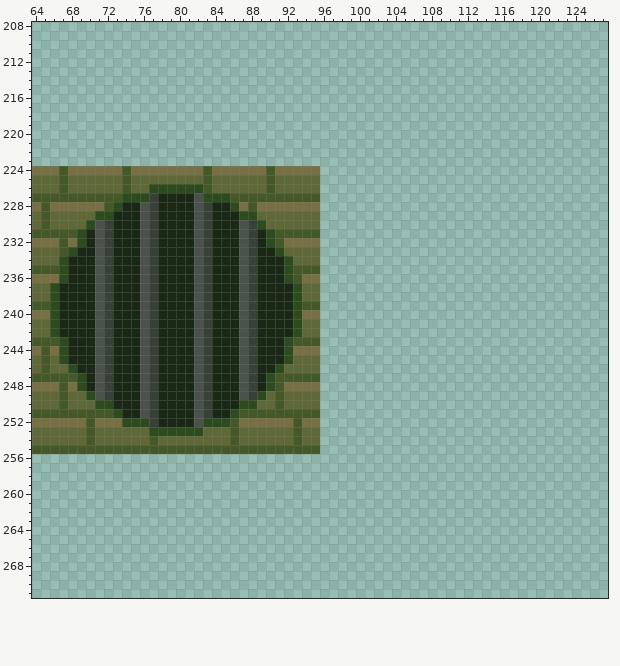
Pixel-art file: anotherThreat/aseprite/tilemap.aseprite. Above: the version before the commit.
1024x512 pixels, 1 frame. Colours within 5 levels of each other are drawn and written as one. Shown: x 64..127, y 208..271. The commit also changed other parts of the picture, which this record leaves out.
The result:
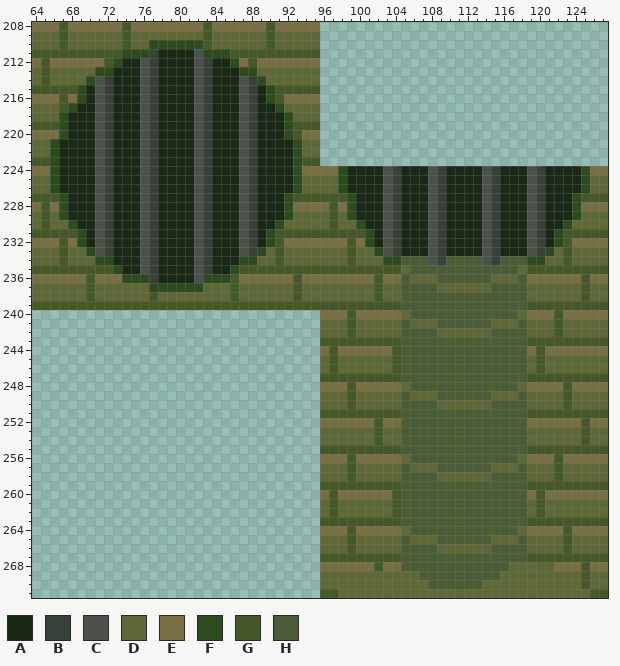
Palette (. is transparent): A #1a2915  B #384138  C #4b514b  D #5f6837  E #787043  F #2c4c1e  G #445927  H #4a5d34
Edits made:
layer "tile_pallate" added
Layers "tile_pallate", "ground_tile":
y 208: x 64..95 ................................ -> EEEGEEEEEEGEEEEEEEEGEEEEEEGEEEEE
y 209: x 64..95 ................................ -> DDDGDDDDDDGDDDDDDDDGDDDDDDGDDDDD
y 210: x 64..95 ................................ -> DDDGDDDDDDGDDFFFFFFGDDDDDDGDDDDD
y 211: x 64..95 ................................ -> GGGGGGGGGGFFFBAAAACFFFGGGGGGGGGG
y 212: x 64..95 ................................ -> EGEEEEEEGFAACBAAAACBAAFEGEEEEEEE
y 213: x 64..95 ................................ -> DGDDDDDFFAAACBAAAACBAAAFFDDDDDDD
y 214: x 64..95 ................................ -> DGDDDDFCBAAACBAAAACBAAACBFDDDDDD
y 215: x 64..95 ................................ -> GGGGGFACBAAACBAAAACBAAACBAFGGGGG
y 216: x 64..95 ................................ -> EEEGEFACBAAACBAAAACBAAACBAFGEEEE
y 217: x 64..95 ................................ -> DDDGFAACBAAACBAAAACBAAACBAAFDDDD
y 218: x 64..95 ................................ -> DDDFAAACBAAACBAAAACBAAACBAAAFDDD
y 219: x 64..95 ................................ -> GGGFAAACBAAACBAAAACBAAACBAAAFGGG
y 220: x 64..95 ................................ -> EEEFAAACBAAACBAAAACBAAACBAAAFGEE
y 221..222: x 64..95 ................................ -> DDFAAAACBAAACBAAAACBAAACBAAAAFDD
y 223: x 64..95 ................................ -> GGFAAAACBAAACBAAAACBAAACBAAAAFGG
y 224: x 66..93 EGEEEEEEGEEEEEEEEGEEEEEEGEEE -> FAAAACBAAACBAAAACBAAACBAAAAF; x 96..127 ................................ -> EEFAAAACBAAACBAAAACBAAACBAAAAFEE
y 225: x 66..93 DGDDDDDDGDDDDDDDDGDDDDDDGDDD -> FAAAACBAAACBAAAACBAAACBAAAAF; x 96..127 ................................ -> DDFAAAACBAAACBAAAACBAAACBAAAAFDD
y 226: x 66..93 DGDDDDDDGDDFFFFFFGDDDDDDGDDD -> FAAAACBAAACBAAAACBAAACBAAAAF; x 96..127 ................................ -> DDFAAAACBAAACBAAAACBAAACBAAAAFDD
y 227: x 67..76 GGGGGGGFFF -> FAAACBAAAC; x 83..92 FFFGGGGGGG -> BAAACBAAAF; x 96..127 ................................ -> GGGFAAACBAAACBAAAACBAAACBAAAFGGG
y 228: x 67..73 EEEEEGF -> FAAACBA; x 86..92 FEGEEEE -> ACBAAAF; x 96..127 ................................ -> EGEFAAACBAAACBAAAACBAAACBAAAFEEE
y 229: x 67..72 DDDDFF -> FAAACB; x 87..92 FFDDDD -> CBAAAF; x 96..127 ................................ -> DGDFAAACBAAACBAAAACBAAACBAAAFDDD
y 230: x 68..70 DDF -> FAA; x 89..91 FDD -> AAF; x 96..127 ................................ -> DGDDFAACBAAACBAAAACBAAACBAAFDDDD
y 231: x 96..127 ................................ -> GGGGGFACBAAACBAAAACBAAACBAFGGGGG
y 232: x 96..127 ................................ -> EEEGEFACBAAACBAAAACBAAACBAFGEEEE
y 233: x 68..70 FAA -> DDF; x 89..91 AAF -> FDG; x 96..127 ................................ -> DDDGDDFCBAAACBAAAACBAAACBFDGDDDD
y 234: x 67..72 FAAACB -> GDDDFF; x 87..92 CBAAAF -> FFDDGD; x 96..127 ................................ -> DDDGDDDFFHHHCBHHHHCBHHHFFDDGDDDD
y 235: x 67..73 FAAACBA -> GGGGGGF; x 86..92 ACBAAAF -> FGGGGGG; x 96..127 ................................ -> GGGGGGGGGDHHHHHHHHHHHHDGGGGGGGGG
y 236: x 67..76 FAAACBAAAC -> EEEGEEEFFF; x 83..92 BAAACBAAAF -> FFFGEEEEEE; x 96..127 ................................ -> EEEEEEGEEHDDDHHHHHHDDDHEEEEEEGEE
y 237: x 66..93 FAAAACBAAACBAAAACBAAACBAAAAF -> DDDDGDDDDDDFFFFFFDDDGDDDDDDG; x 96..127 ................................ -> DDDDDDGDDHHHHDDDDDDHHHHDDDDDDGDD
y 238: x 66..93 FAAAACBAAACBAAAACBAAACBAAAAF -> DDDDGDDDDDDGDDDDDDDDGDDDDDDG; x 96..127 ................................ -> DDDDDDGDDHHHHHHHHHHHHHHDDDDDDGDD
y 239: x 66..93 FAAAACBAAACBAAAACBAAACBAAAAF -> GGGGGGGGGGGGGGGGGGGGGGGGGGGG; x 96..127 ................................ -> GGGGGGGGGHHHHHHHHHHHHHHGGGGGGGGG
y 240: x 64..127 EEFAAAACBAAACBAAAACBAAACBAAAAFEE................................ -> ................................EEEGEEEEEDHHHHHHHHHHHHDEEEGEEEEE
y 241: x 64..127 DDFAAAACBAAACBAAAACBAAACBAAAAFDD................................ -> ................................DDDGDDDDDHDDDHHHHHHDDDHDDDGDDDDD
y 242: x 64..127 DDFAAAACBAAACBAAAACBAAACBAAAAFDD................................ -> ................................DDDGDDDDDHHHHDDDDDDHHHHDDDGDDDDD
y 243: x 64..127 GGGFAAACBAAACBAAAACBAAACBAAAFGGG................................ -> ................................GGGGGGGGGHHHHHHHHHHHHHHGGGGGGGGG
y 244: x 64..127 EGEFAAACBAAACBAAAACBAAACBAAAFEEE................................ -> ................................EGEEEEEEGHHHHHHHHHHHHHHEGEEEEEEE
y 245: x 64..127 DGDFAAACBAAACBAAAACBAAACBAAAFDDD................................ -> ................................DGDDDDDDGHHHHHHHHHHHHHHDGDDDDDDD
y 246: x 64..127 DGDDFAACBAAACBAAAACBAAACBAAFDDDD................................ -> ................................DGDDDDDDGHHHHHHHHHHHHHHDGDDDDDDD
y 247: x 64..127 GGGGGFACBAAACBAAAACBAAACBAFGGGGG................................ -> ................................GGGGGGGGGHHHHHHHHHHHHHHGGGGGGGGG
y 248: x 64..127 EEEGEFACBAAACBAAAACBAAACBAFGEEEE................................ -> ................................EEEGEEEEEDHHHHHHHHHHHHDEEEEGEEEE
y 249: x 64..127 DDDGDDFCBAAACBAAAACBAAACBFDGDDDD................................ -> ................................DDDGDDDDDHDDDHHHHHHDDDHDDDDGDDDD
y 250: x 64..127 DDDGDDDFFAAACBAAAACBAAAFFDDGDDDD................................ -> ................................DDDGDDDDDHHHHDDDDDDHHHHDDDDGDDDD
y 251: x 64..127 GGGGGGGGGFAACBAAAACBAAFGGGGGGGGG................................ -> ................................GGGGGGGGGHHHHHHHHHHHHHHGGGGGGGGG
y 252: x 64..127 EEEEEEGEEEFFFBAAAACFFFGEEEEEEGEE................................ -> ................................EEEEEEGEEHHHHHHHHHHHHHHEEEEEEGEE
y 253: x 64..127 DDDDDDGDDDDDDFFFFFFDDDGDDDDDDGDD................................ -> ................................DDDDDDGDDHHHHHHHHHHHHHHDDDDDDGDD
y 254: x 64..127 DDDDDDGDDDDDDGDDDDDDDDGDDDDDDGDD................................ -> ................................DDDDDDGDDHHHHHHHHHHHHHHDDDDDDGDD
y 255: x 64..127 GGGGGGGGGGGGGGGGGGGGGGGGGGGGGGGG................................ -> ................................GGGGGGGGGHHHHHHHHHHHHHHGGGGGGGGG
y 256: x 96..127 ................................ -> EEEGEEEEEDHHHHHHHHHHHHDEEEGEEEEE
y 257: x 96..127 ................................ -> DDDGDDDDDHDDDHHHHHHDDDHDDDGDDDDD
y 258: x 96..127 ................................ -> DDDGDDDDDHHHHDDDDDDHHHHDDDGDDDDD
y 259: x 96..127 ................................ -> GGGGGGGGGHHHHHHHHHHHHHHGGGGGGGGG
y 260: x 96..127 ................................ -> EGEEEEEEGHHHHHHHHHHHHHHEGEEEEEEE
y 261..262: x 96..127 ................................ -> DGDDDDDDGHHHHHHHHHHHHHHDGDDDDDDD
y 263: x 96..127 ................................ -> GGGGGGGGGHHHHHHHHHHHHHHGGGGGGGGG
y 264: x 96..127 ................................ -> EEEGEEEEEDHHHHHHHHHHHHDEEEEGEEEE
y 265: x 96..127 ................................ -> DDDGDDDDDHDDDHHHHHHDDDHDDDDGDDDD
y 266: x 96..127 ................................ -> DDDGDDDDDHHHHDDDDDDHHHHDDDDGDDDD
y 267: x 96..127 ................................ -> GGGGGGGGGHHHHHHHHHHHHHHGGGGGGGGG
y 268: x 96..127 ................................ -> EEEEEEGEEHHHHHHHHHHHHDDDDDEEEGEE
y 269: x 96..127 ................................ -> DDDDDDDDDDDHHHHHHHHHDDDDDDDDDGDD
y 270: x 96..127 ................................ -> DDDDDDDDDDDDHHHHHHDDDDDDDDDDDGDD
y 271: x 96..127 ................................ -> GGDDDDDDDDDDDDDDDDDDDDDDDDDDDDGG
Changed places in both pictures, as pixel boxes (x1, y1, x2, y2):
changed: (32, 22, 608, 598)
